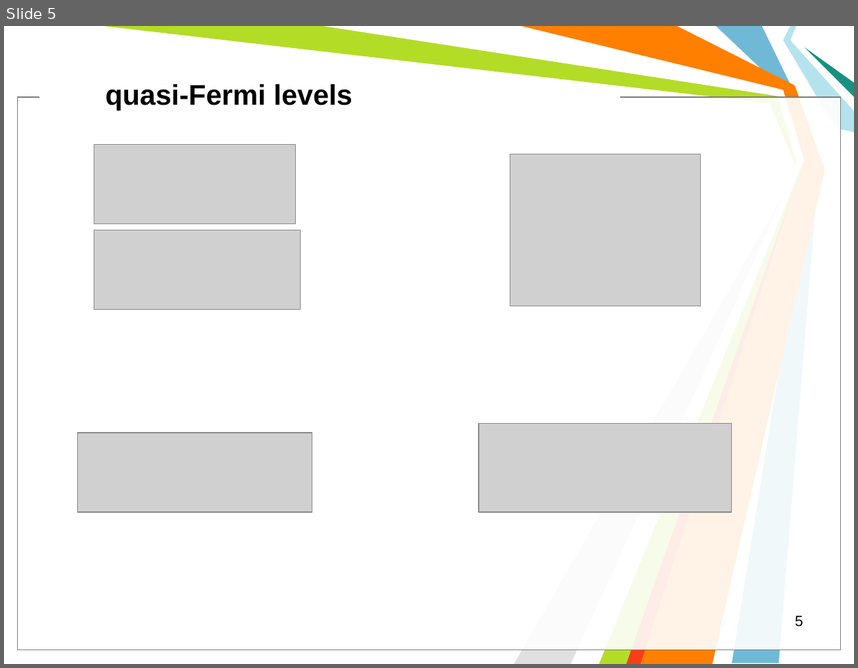
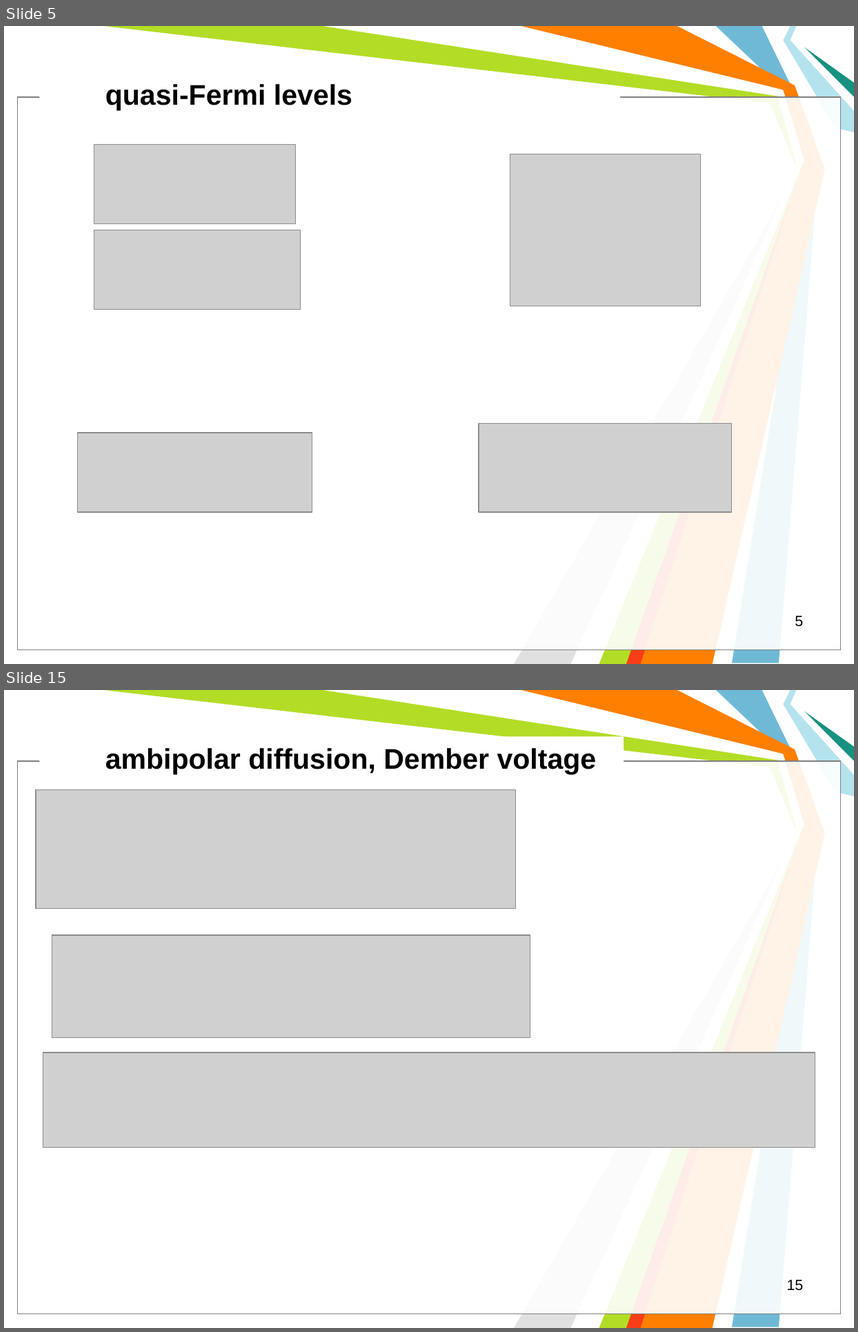
Before and after one commit to l432/NMK, a slide deck: Lecture/Photovoltaics/Photovoltaics2.ppt. Shown one above the other, each under a label of ours: slide 5 before the commit, slides 5 and 15 after it; the slides between them are not shown. The pictures are 858x668 and 858x1332 pixels, drawn with LibreOffice and Linux fonts; fonts in the diff are those of the drawing; grey boxes stand for pictures; background and template pictures are left out. Boxes give left, top, right and bottom in pixels: in the first picture for what was removed or moved away, otherwise in the second. Text is boxed around its words. In the diff, an @@ line names an element or a change of style, - is before the commit and + after.

```diff
--- a/Lecture/Photovoltaics/Photovoltaics2.ppt
+++ b/Lecture/Photovoltaics/Photovoltaics2.ppt
@@ slide 15 added at [4, 690, 854, 1328], background #FFFFFF; not listed: 11 template elements that a slide beside it also shows @@
@@ text added at [105, 748, 597, 775], 24 pt, text #000000, bold @@
+ambipolar diffusion, Dember voltage
@@ picture added at [36, 789, 516, 909] @@
@@ picture added at [52, 935, 529, 1037] @@
@@ picture added at [43, 1052, 816, 1147] @@
@@ page number added at [787, 1279, 804, 1290], 12.5 pt, text #000000 @@
+15
```
Also in this commit, not shown: 1 slide changed, 13 other slides added, 3 slides removed.
